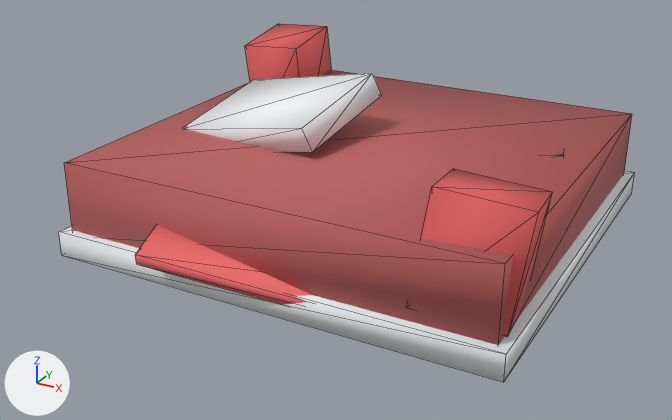
Two versions of the glTF model assets/models/commercial-shop-wreck.glb, one commit apart.
Camera for both pictures: a 50 mm camera at (10.48, -20.51, 10.81) aimed at (-0.37, -0.78, 0.94). Arrows for +X, +Y and +Z are at lower left; the lights stay in place. The older version comes first. Mesh edges are drawn as thin lines. Where no turn or scale is listed for an object, it has been applied to the vertices.

In view in the first picture: 'geometry_0'.
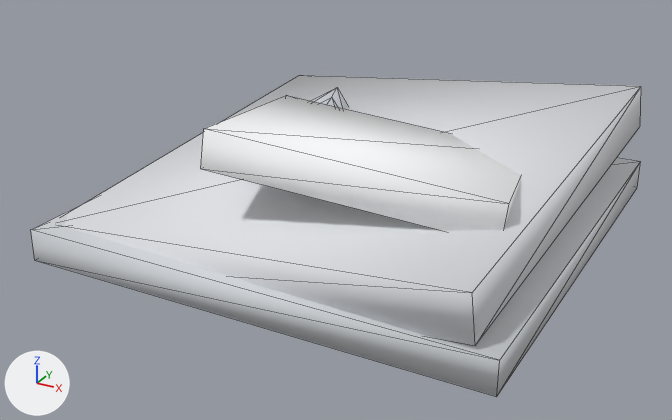
What the commit changed:
me_geometry_0 is used by ob_geometry_0; location (0.0, 0.0, 0.0).
me_geometry_0 had 56 vertices, 84 faces and spanned x -6.0..6.0, y -6.0..6.0, z 0.0..4.2.
me_geometry_0 now has 38 vertices, 60 faces and spans x -6.0..6.0, y -6.0..6.0, z 0.0..4.2.
me_geometry_0 part 1: a new loose piece, a box spanning x -6.0..6.0, y -6.0..6.0, z 0.41..1.23, in mat_sww_flat_vertex.
me_geometry_0 part 2: the loose piece of 8 vertices spanning x -5.9..5.88, y -5.21..5.95, z 0.22..0.88 is rebuilt with 8 vertices and now spans x -5.95..5.95, y -6.0..6.0, z 0.0..3.62.
me_geometry_0 part 3: a new loose piece of 14 vertices spanning x -3.72..-1.28, y 1.06..3.44, z 0.42..3.08, in mat_sww_flat_vertex.
me_geometry_0 part 4: the loose piece of 8 vertices spanning x -3.03..5.36, y -6.0..-2.93, z 0.0..1.76 is deleted.
me_geometry_0 part 5: the loose piece of 8 vertices spanning x -6.0..-3.84, y 3.11..6.0, z 0.91..4.14 is deleted.
me_geometry_0 part 6: the loose piece of 8 vertices spanning x 3.4..6.0, y -4.96..-2.67, z 0.79..3.77 is deleted.
Part 7, on me_geometry_0:
16 vertices are removed from x -5.66..5.63, y -4.98..5.72, z 0.71..4.2.
24 faces are deleted.
8 vertices are added at x -2.73..5.13, y -4.9..1.9, z 1.54..4.2.
12 new faces join them.
Other edits to the shape of me_geometry_0 do not show in these pictures.

Changed parts and their boxes [x1, y1, x2, y2] in the pictures (672 x 420 px):
'geometry_0', reshaped (10% shorter)
    before: [59, 24, 635, 382]
    after: [31, 75, 641, 397]
part 1 of me_geometry_0, added
    after: [31, 157, 641, 397]
part 2 of me_geometry_0, rebuilt
    before: [59, 171, 635, 382]
    after: [64, 75, 641, 346]
part 3 of me_geometry_0, added
    after: [311, 87, 348, 109]
part 4 of me_geometry_0, deleted (red)
    before: [135, 225, 311, 305]
part 5 of me_geometry_0, deleted (red)
    before: [245, 24, 332, 82]
part 6 of me_geometry_0, deleted (red)
    before: [421, 169, 553, 337]
part 7 of me_geometry_0, reshaped
    before: [64, 70, 632, 345]
    after: [201, 95, 521, 231]
